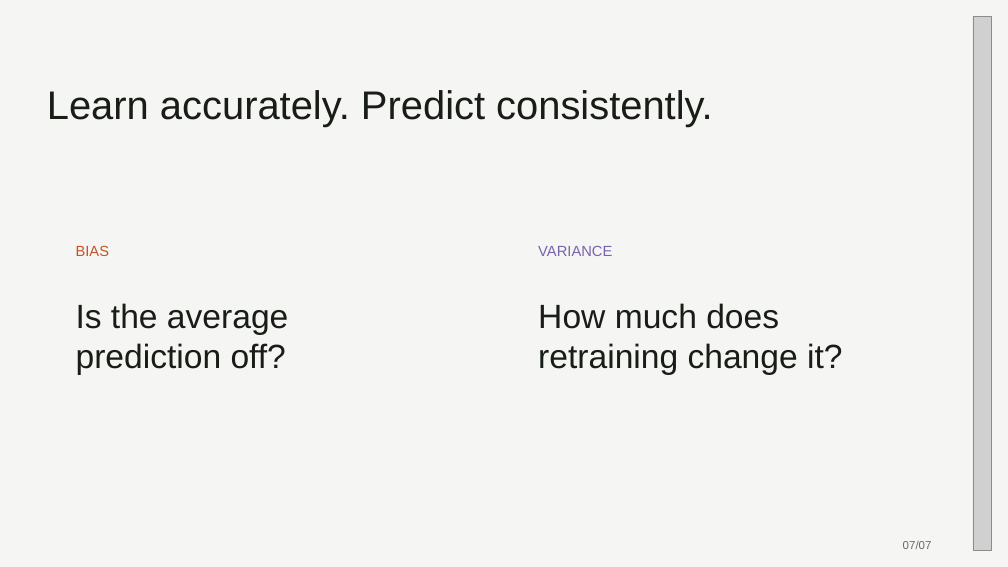
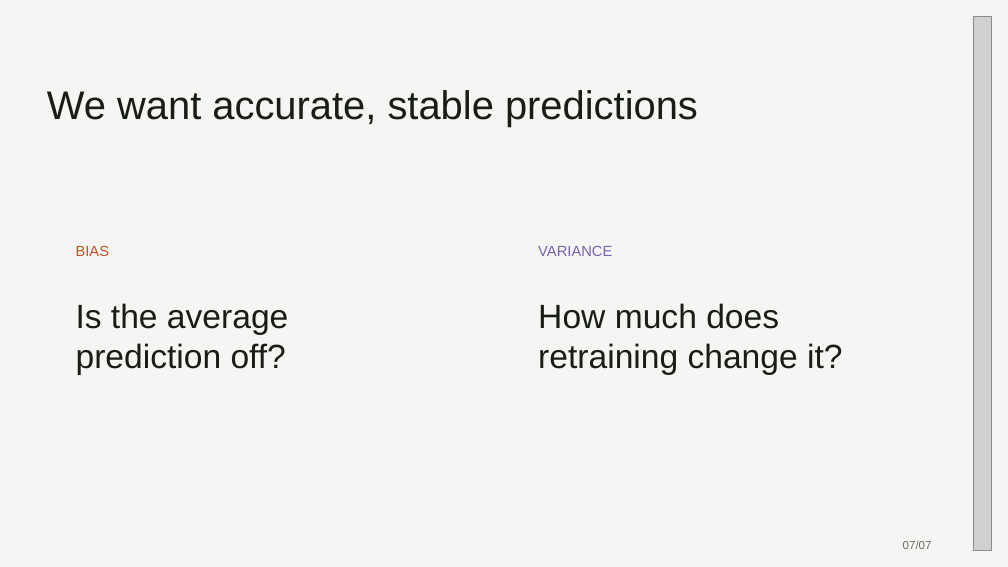
Before and after one commit to 0xABAN/classes, a slide deck: slide 7 of cmpsc-448/presentation/bias-variance-tradeoff.pptx. Drawn at 1008x567 pixels with LibreOffice and Linux fonts; fonts in the diff are those of the drawing; grey boxes stand for pictures. Boxes give left, top, right and bottom in pixels: in the first picture for what was removed or moved away, otherwise in the second. Text is boxed around its words. In the diff, an @@ line names an element or a change of style, - is before the commit and + after.

```diff
--- a/cmpsc-448/presentation/bias-variance-tradeoff.pptx
+++ b/cmpsc-448/presentation/bias-variance-tradeoff.pptx
@@ text at [47,90,698,127]: text changed @@
-Learn accurately. Predict consistently.
+We want accurate, stable predictions
```
Also in this commit, not shown: 6 other slides changed, 2 other files.
